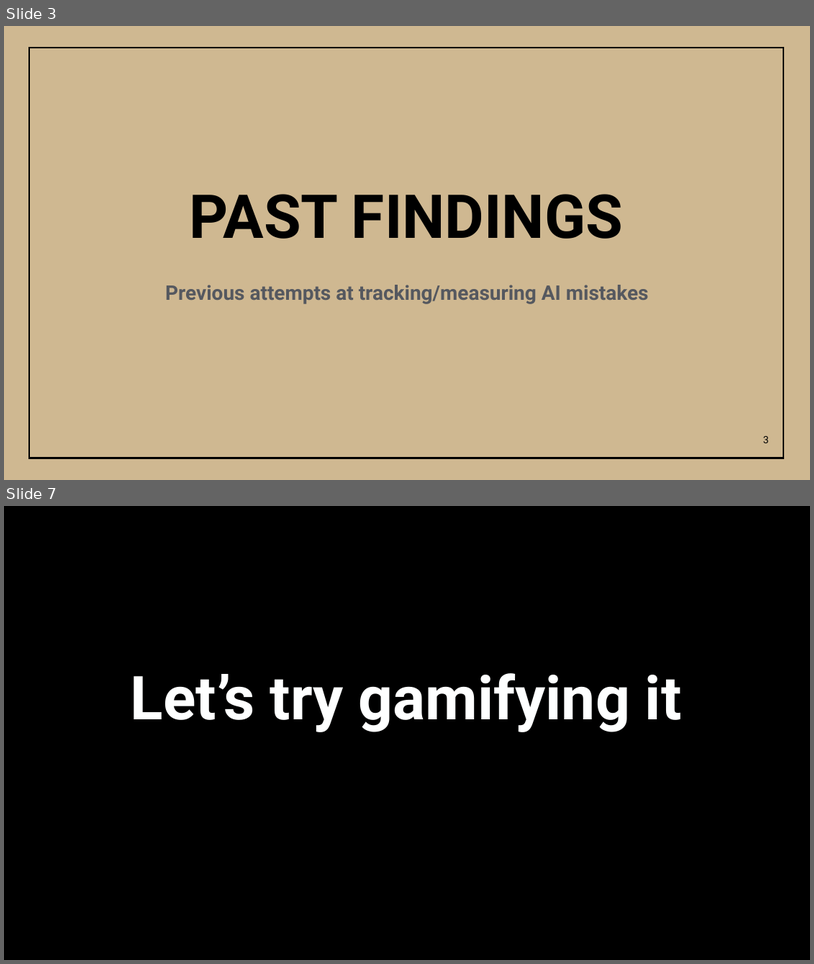
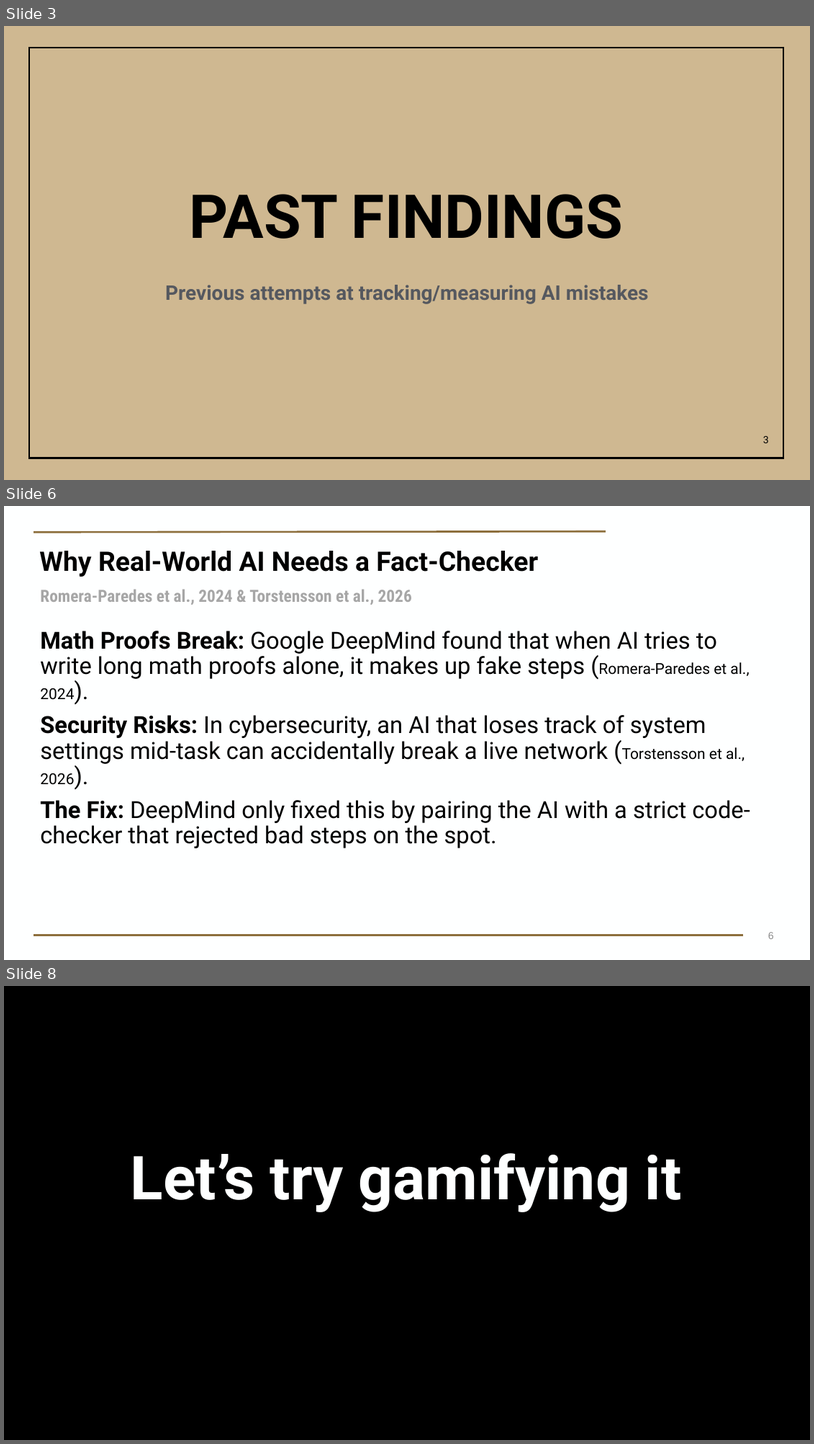
Before and after one commit to Brook-nimuit/AI_HALLUCINATION_CASCADE, a slide deck: PurdueUniversity-Presentation-Template-Widescreen-BrandFonts-2026.pptx/PurdueUniversity-Presentation-Template-Widescreen-BrandFonts-2026.pptx. Shown one above the other, each under a label of ours: slides 3 and 7 before the commit, slides 3, 6 and 8 after it; the slides between them are not shown. The pictures are 814x964 and 814x1444 pixels, drawn with LibreOffice and Linux fonts; fonts in the diff are those of the drawing; background and template pictures are left out. Boxes give left, top, right and bottom in pixels: in the first picture for what was removed or moved away, otherwise in the second. Text is boxed around its words. In the diff, an @@ line names an element or a change of style, - is before the commit and + after.

```diff
--- a/PurdueUniversity-Presentation-Template-Widescreen-BrandFonts-2026.pptx/PurdueUniversity-Presentation-Template-Widescreen-BrandFonts-2026.pptx
+++ b/PurdueUniversity-Presentation-Template-Widescreen-BrandFonts-2026.pptx/PurdueUniversity-Presentation-Template-Widescreen-BrandFonts-2026.pptx
@@ slide 6 added at (4, 506, 810, 960), background #FEFFFF @@
@@ line added from (606, 531) to (34, 532), #8D6F3D 2.25 pt @@
@@ title added at (39, 551, 538, 577), 32 pt, text #000000, bold @@
+Why Real-World AI Needs a Fact-Checker
@@ text added at (40, 589, 412, 605), 20 pt, text #A6A6A6, bold @@
+Romera-Paredes et al., 2024 & Torstensson et al., 2026
@@ text added at (40, 631, 750, 848), 28 pt, text #000000 @@
+Math Proofs Break: Google DeepMind found that when AI tries to write long math proofs alone, it makes up fake steps (Romera-Paredes et al., 2024).
+Security Risks: In cybersecurity, an AI that loses track of system settings mid-task can accidentally break a live network (Torstensson et al., 2026).
+The Fix: DeepMind only fixed this by pairing the AI with a strict code-checker that rejected bad steps on the spot.
@@ line added from (744, 935) to (34, 935), #8D6F3D 2.25 pt @@
@@ page number added at (769, 932, 774, 939), 12 pt, text #8C8C8C @@
+6
@@ what was slide 7 is now slide 8 @@
```
Also in this commit, not shown: 10 slides changed, 7 other slides added, 24 slides removed, 16 other files.
